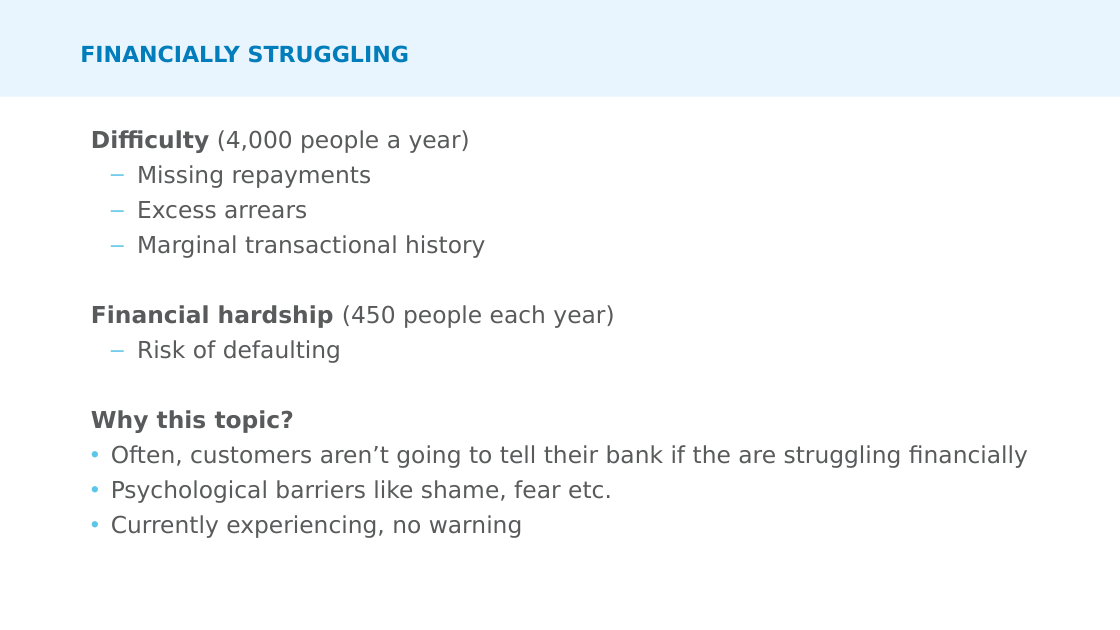
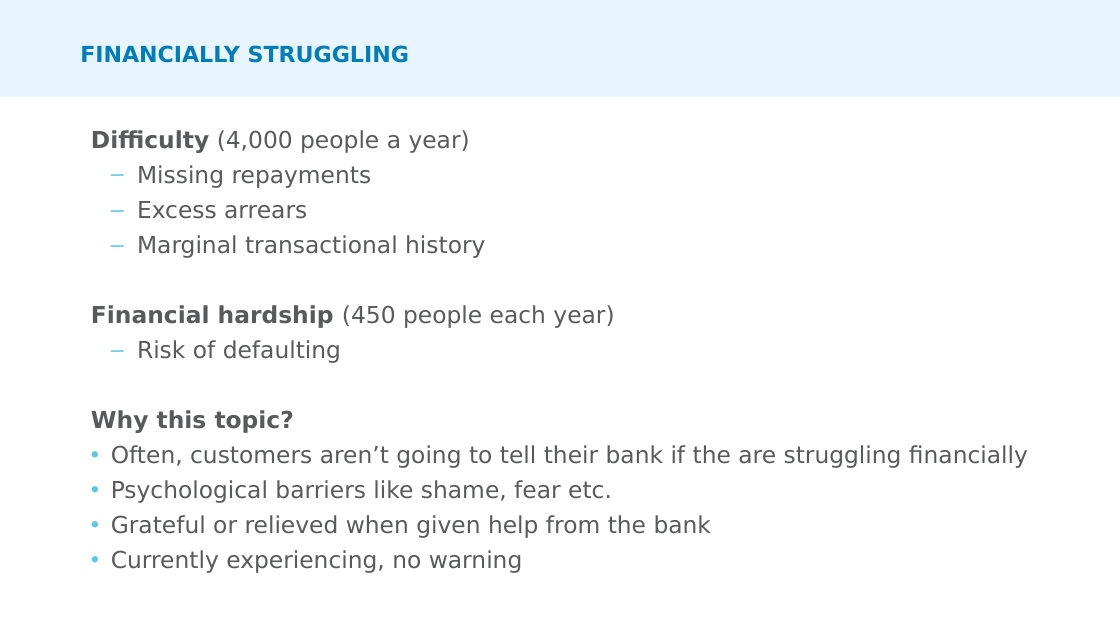
Before and after one commit to allyhassell/data-wrangling_assignment, a slide deck: slide 4 of ANZ Presentation.pptx. Drawn at 1120x630 pixels with LibreOffice and Linux fonts; fonts in the diff are those of the drawing. Boxes give left, top, right and bottom in pixels: in the first picture for what was removed or moved away, otherwise in the second. Text is boxed around its words. In the diff, an @@ line names an element or a change of style, - is before the commit and + after.

```diff
--- a/ANZ Presentation.pptx
+++ b/ANZ Presentation.pptx
@@ text at (111,515,711,538): paragraph added @@
+  • Grateful or relieved when given help from the bank
```
Also in this commit, not shown: 11 other slides changed, 1 slide removed.
